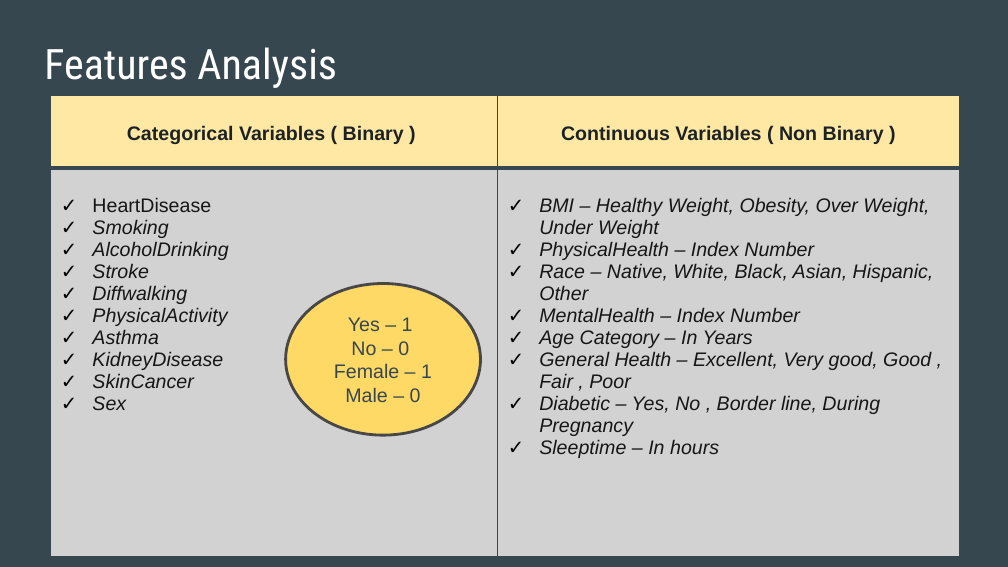
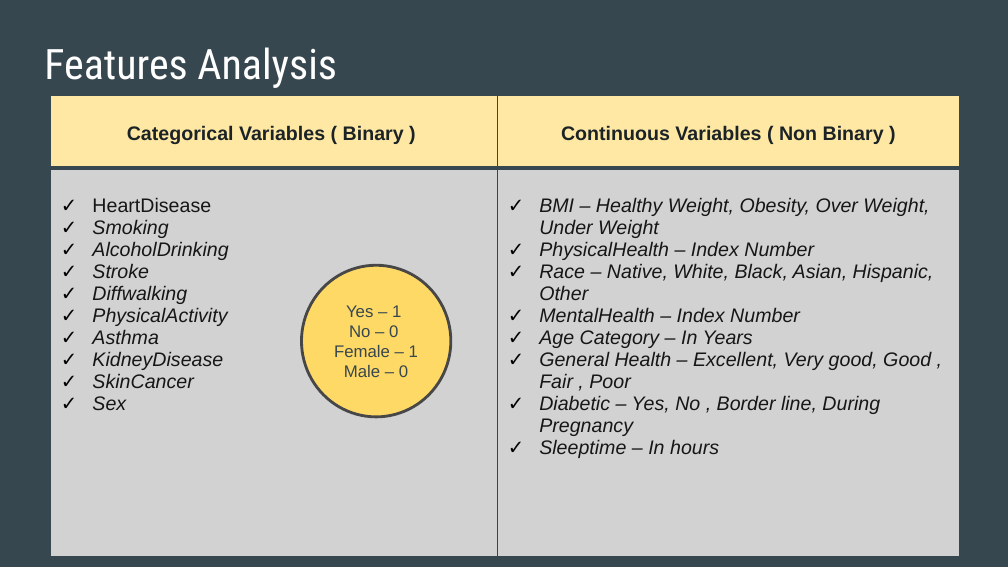
Before and after one commit to apombo90/Predicting_Heart_Disease, a slide deck: slide 11 of Final Project - Group 7.pptx. Drawn at 1008x567 pixels with LibreOffice and Linux fonts; fonts in the diff are those of the drawing. Boxes give left, top, right and bottom in pixels: in the first picture for what was removed or moved away, otherwise in the second. Text is boxed around its words. In the diff, an @@ line names an element or a change of style, - is before the commit and + after.

```diff
--- a/Final Project - Group 7.pptx
+++ b/Final Project - Group 7.pptx
@@ ellipse "Yes – 1": place and size @@
-ellipse "Yes – 1" at (285,283,480,434)
+ellipse "Yes – 1" at (301,265,451,416)
@@ ellipse "Yes – 1" at (301,265,451,416): size 14 to 12 pt @@
```
Also in this commit, not shown: 7 other slides changed, 1 slide added, 2 slides removed.
